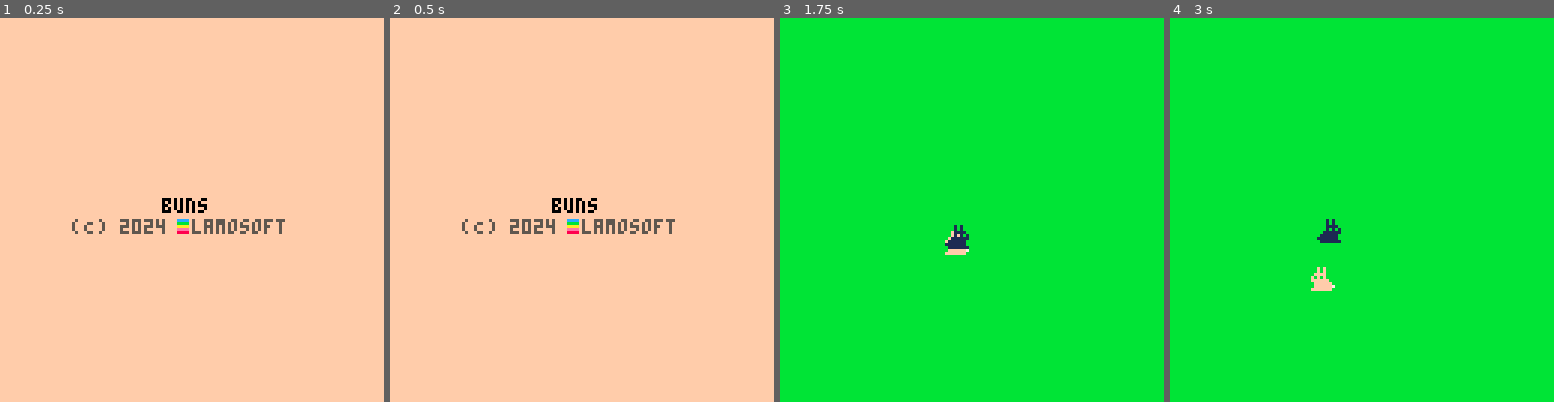
Above: before the commit, frames 1-4 (left to right).
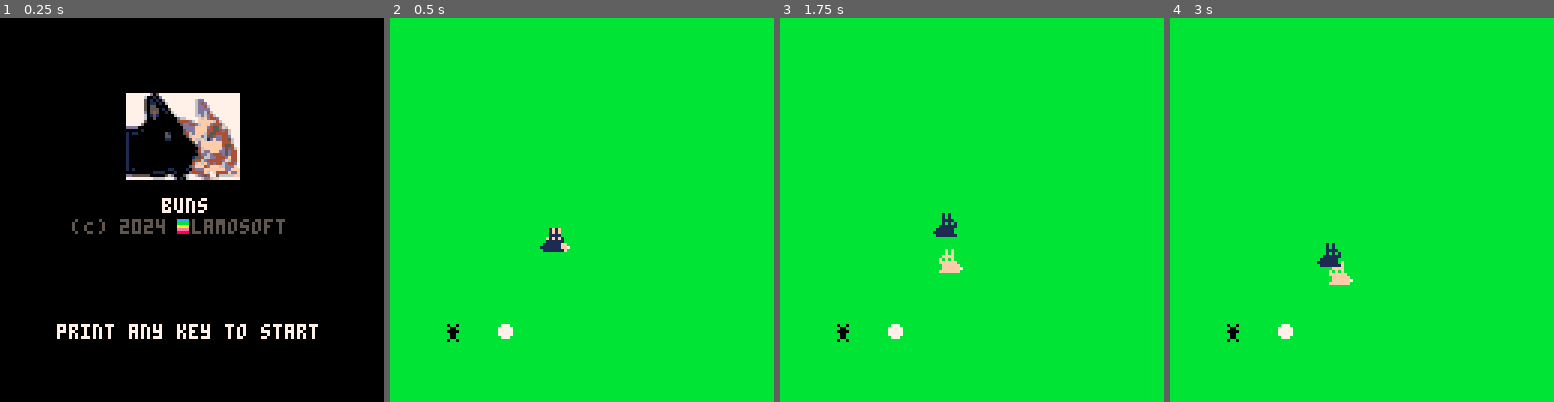
Above: after the commit, the same moments.

Repository: marsfromlars/lamodejuste
Game: PICO-8 cartridge carts/buns.p8
Same seed, same stepped clock (60 frames per second), same inputs: the game is played once before the commit and once after it.
Inputs:
- Up to frame 1 (0.25 s): no input
- Up to frame 2 (0.5 s): tap X (X key) at 0.33 s
- Up to frame 3 (1.75 s): tap O (Z key) at 0.7, 1.7 s; tap X (X key) at 1.07 s; hold Right from 1.6 s (still down)
- Up to frame 4 (3 s): tap X (X key) at 1.85, 2.97 s; release Right at 2.1 s; tap O (Z key) at 2.1, 2.5, 2.9 s; hold Up 2.15-2.42 s; hold Right from 2.47 s (still down)

The runs differ from the first frame. In frame 1, 99% of the frame differs, in the area x 0-100%, y 0-100%; in frame 2, 100%; in frame 3, 0.9%; in frame 4, 1.1%.

Commit message:
w.i.p. clean up

Diff:
--- a/carts/buns.p8
+++ b/carts/buns.p8
@@ -4,13 +4,26 @@
 -- buns
 -- (c) 2024 lamosoft
 function _init()
-    black,dark_blue,purple,dark_green,brown,dark_gray,gray,white,red,orange,yellow,green,blue,lavender,pink,beige=0,1,2,3,4,5,6,7,8,9,10,11,12,13,14,15
+    defaults()
     game_splash,game_loop = 0,1
     game=game_splash
     show_splash()
     linux=create_bunny("linux",50,70,false,0)
     kitty=create_bunny("kitty",50,70,true,1)
-end
+    flowers={}
+    for i=0,20 do
+        add(flowers,crete_flower())
+    end
+end
+
+-->8
+-- utils --------------------------------------------
+function defaults()
+    maxx, maxy = 128, 128
+    black,dark_blue,purple,dark_green,brown,dark_gray,gray,white,red,orange,yellow,green,blue,lavender,pink,beige=0,1,2,3,4,5,6,7,8,9,10,11,12,13,14,15
+    up, down, action, action2 = 2, 3, 5, 4
+end
+
 
 function create_bunny(name,x,y,dir,sprite_index)
     local bunny={}
@@ -29,10 +42,29 @@
     return bunny
 end
 
+function crete_flower()
+    local flower={}
+    flower.x=rnd(maxx-5)
+    flower.y=rnd(maxy-6)
+    flower.color=1+rnd(15)
+    flower.draw=function()
+        line(x,y,x+3,y+5,color)
+        line(x,y+5,x+3,y,color)
+        line(x,y+2,x+3,y+2,color)
+        circfill(x+x,y+2,2,white)
+    end
+    --print(flower.x..flower.y)
+    return flower
+end
+
 -->8
+-- updates -------------------------------------------
 function _update()
     if game == game_splash then
-        if t() > 1 then game=game_loop end
+        for i=0,5 do
+            if btnp(i) then game=game_loop end
+        end
+        -- if t() > 2 then game=game_loop end
     else
         linux.move()
         kitty.move()
@@ -40,20 +72,25 @@
 end
 
 -->8
+-- drawing -------------------------------------------
 function _draw()
     if game == game_loop then
         cls(green)
+        for flower in all(flowers) do
+            flower.draw()
+        end
         linux.draw()
         kitty.draw()
     end
 end
 
 function show_splash()
-    cls(beige)
-    x,y=128/2-2*5,60
-    print("buns",x,y,black)
+    cls(black)
+    spr(2,42,25,10,10)
+    x,y=maxx/2-2*5,60
+    print("buns",x,y,white)
     y+=7
-    x=128/2-8*5
+    x=maxy/2-8*5
     print("(C) 2024",x,y,dark_gray)
     x+=35
     colors={}
@@ -69,143 +106,167 @@
     line(x,y+c,x+3,y+c,red)
     x+=5
     print("lamosoft",x,y,dark_gray)
-end
-…(139 lines of a section not shown)…
+    x=maxx/2-9*5
+    y+=35
+    print("print any key to start",x,y,white)
+end
+…(160 lines of a section not shown)…
--- a/carts/lamodejuste.p8
+++ b/carts/lamodejuste.p8
@@ -3,24 +3,54 @@
 __lua__
 -- la mode juste
 -- (c) 1985,2024 lamosoft
+
 function _init()
-    cls()
-    print( "starting up" )
+    defaults()
+    sky = { dark_gray, yellow, orange, red, purple, dark_blue }
+    bluesky = { blue, gray, lavender, dark_blue }
     pos = 0
     dir, step = 1, 3
     charw, charh = 5, 7
-    midx, midy = 64, 64
-    white, black, red, green = 7, 0, 8, 3
-    up, down, action, action2 = 2, 3, 5, 4
     menu = {"fan","flags","spacerock"}
     selected = 1
     prog_menu, prog_fan, prog_flags, prog_spacerock = 0, 1, 2, 3
-    prog = prog_menu
+    prog = prog_spacerock
     flag_created = false
     kx, ky, lx, ly = 50,50,70,70
+    cls()
+    print( "starting up" )
 end
 
 -->8
+-- utils ---------------------------------------------------------------
+
+function defaults()
+    maxx, maxy = 128, 128
+    black,dark_blue,purple,dark_green,brown,dark_gray,gray,white,red,orange,yellow,green,blue,lavender,pink,beige=0,1,2,3,4,5,6,7,8,9,10,11,12,13,14,15
+    up, down, action, action2 = 2, 3, 5, 4
+end
+
+function time_string()
+    return two_digits(stat(93))..":"..two_digits(stat(94))..":"..two_digits(stat(95))
+end
+
+function two_digits(num)
+    if num < 9 then
+        return "0"..num
+    else
+        return num
+    end
+end
+
+-- horizontal line
+function hor( y, col )
+    line( 0, y, 128, y, col )
+end
+
+
+-->8
+-- update handling ---------------------------------------------------------------
+
 function _update()
     if btnp( action ) then
         if prog != prog_menu then
@@ -73,6 +103,8 @@
 end
 
 -->8
+-- drawing ---------------------------------------------------------------
+
 function _draw()
     if prog == prog_menu then
         draw_menu()
@@ -91,23 +123,11 @@
     print( time_string().." prog/sel: "..prog.."/"..selected, 0, 0, white )
 end
 
-function time_string()
-    return two_digits(stat(83))..":"..two_digits(stat(84))..":"..two_digits(stat(85))
-end
-
-function two_digits(num)
-    if num < 9 then
-        return "0"..num
-    else
-        return num
-    end
-end
-
 function draw_menu()
     w = 10 * charw + 1
     h = 5 * charh + 1
-    x = midx - w/2
-    y = midy - h/2
+    x = maxx/2 - w/2
+    y = maxy/2 - h/2
     rectfill(x,y,x+w,y+h,black)
     rect(x,y,x+w,y+h,white)
     for i = 1, min(5,#menu) do
@@ -143,6 +163,23 @@
 end
 
 function draw_spacerock()
+    cls( black )
+    draw_space( true, 2, sky )
+    draw_space( false, 2, bluesky )
+end
+
+function draw_space( up, resolution, colors )
+    if up then step = -1 else step = 1 end
+    y=maxy/2 + step * 15
+    color = 0
+    while y >= 0 and y < maxy do
+        for i=0,resolution do
+            hor(y+i,colors[color])
+        end
+        color += 1
+        if color > #colors then color = #colors end
+        y += step*resolution
+    end
 end
 
 __gfx__
--- a/carts/wurmi.p8
+++ b/carts/wurmi.p8
@@ -5,10 +5,19 @@
 black,dark_blue,purple,dark_green,brown,dark_gray,gray,white,red,orange,yellow,green,blue,lavender,pink,beige=0,1,2,3,4,5,6,7,8,9,10,11,12,13,14,15
 
 function _init()
+    defaults()
 	music(0)
     game_splash,game_loop = 0,1
     game=game_splash
     show_splash()
+end
+
+-->8
+
+function defaults()
+    maxx, maxy = 128, 128
+    black,dark_blue,purple,dark_green,brown,dark_gray,gray,white,red,orange,yellow,green,blue,lavender,pink,beige=0,1,2,3,4,5,6,7,8,9,10,11,12,13,14,15
+    up, down, action, action2 = 2, 3, 5, 4
 end
 
 -->8
Not shown, changed: 50 lines of the sprite sheet (__gfx__) section of carts/buns.p8
Not shown, changed: the thumbnail (__label__) section of carts/buns.p8
